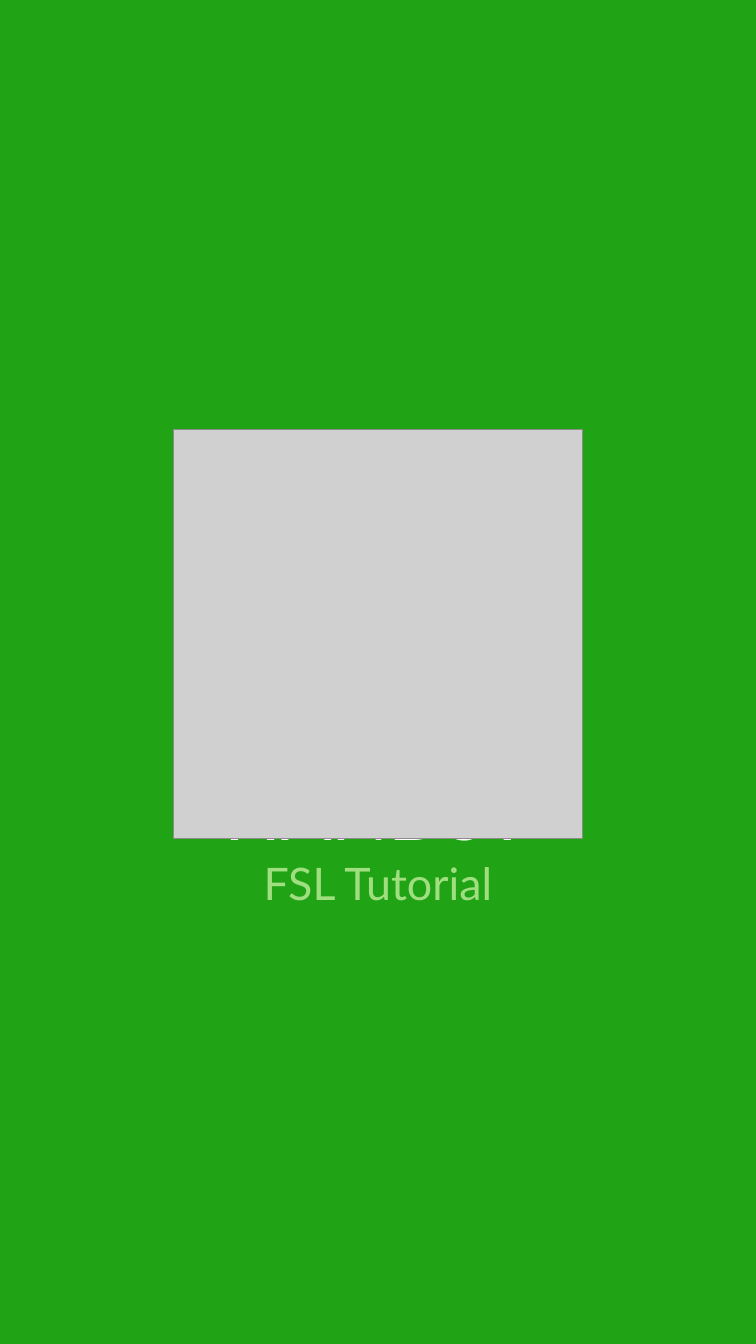
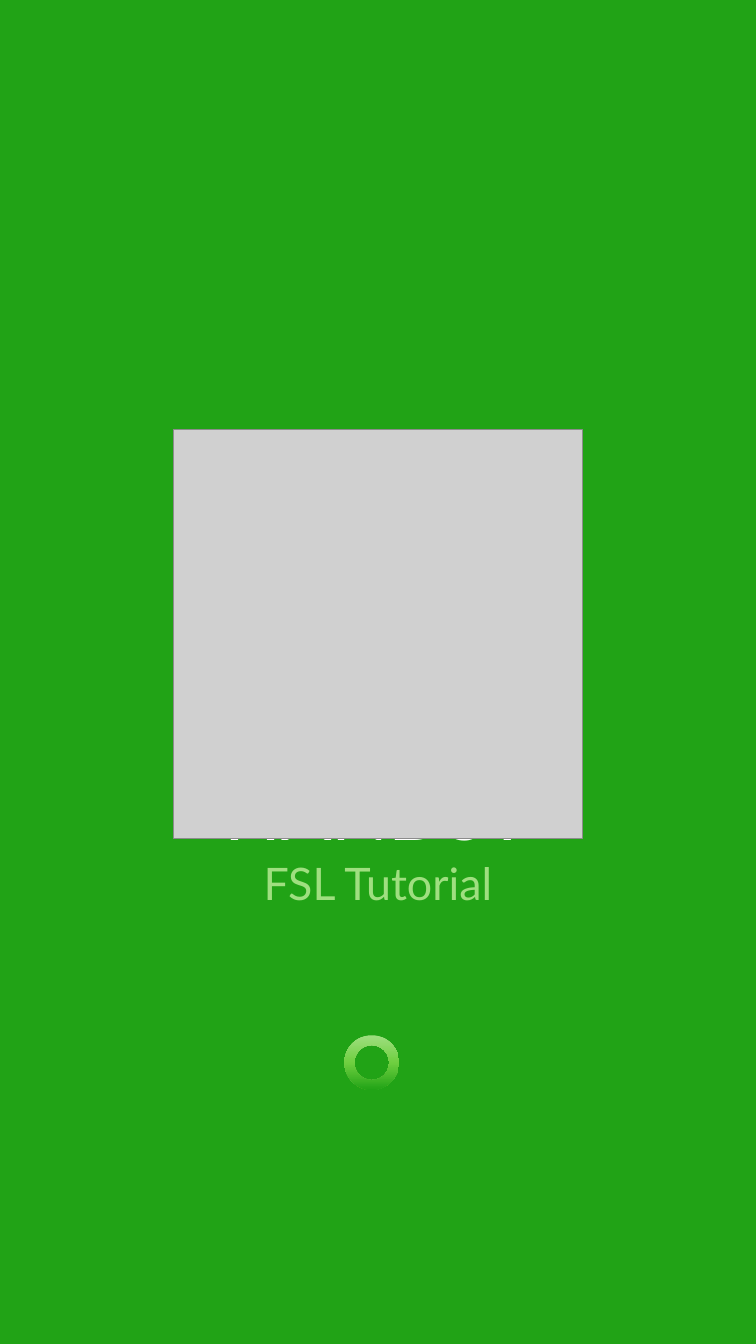
Before and after one commit to RuralNative/Handsy-Sign-Language-Mobile-Application, a slide deck: slide 1 of Prototype Design.pptx. Drawn at 756x1344 pixels with LibreOffice and Linux fonts; fonts in the diff are those of the drawing; grey boxes stand for pictures. Boxes give left, top, right and bottom in pixels: in the first picture for what was removed or moved away, otherwise in the second. Text is boxed around its words. In the diff, an @@ line names an element or a change of style, - is before the commit and + after.

```diff
--- a/Prototype Design.pptx
+++ b/Prototype Design.pptx
@@ donut added at bbox=[345, 1036, 399, 1090], fill gradient #9FDF80 to #6FCF40 to #21A316 @@
```
Also in this commit, not shown: 1 other slide changed, 6 slides added, 1 slide removed.
